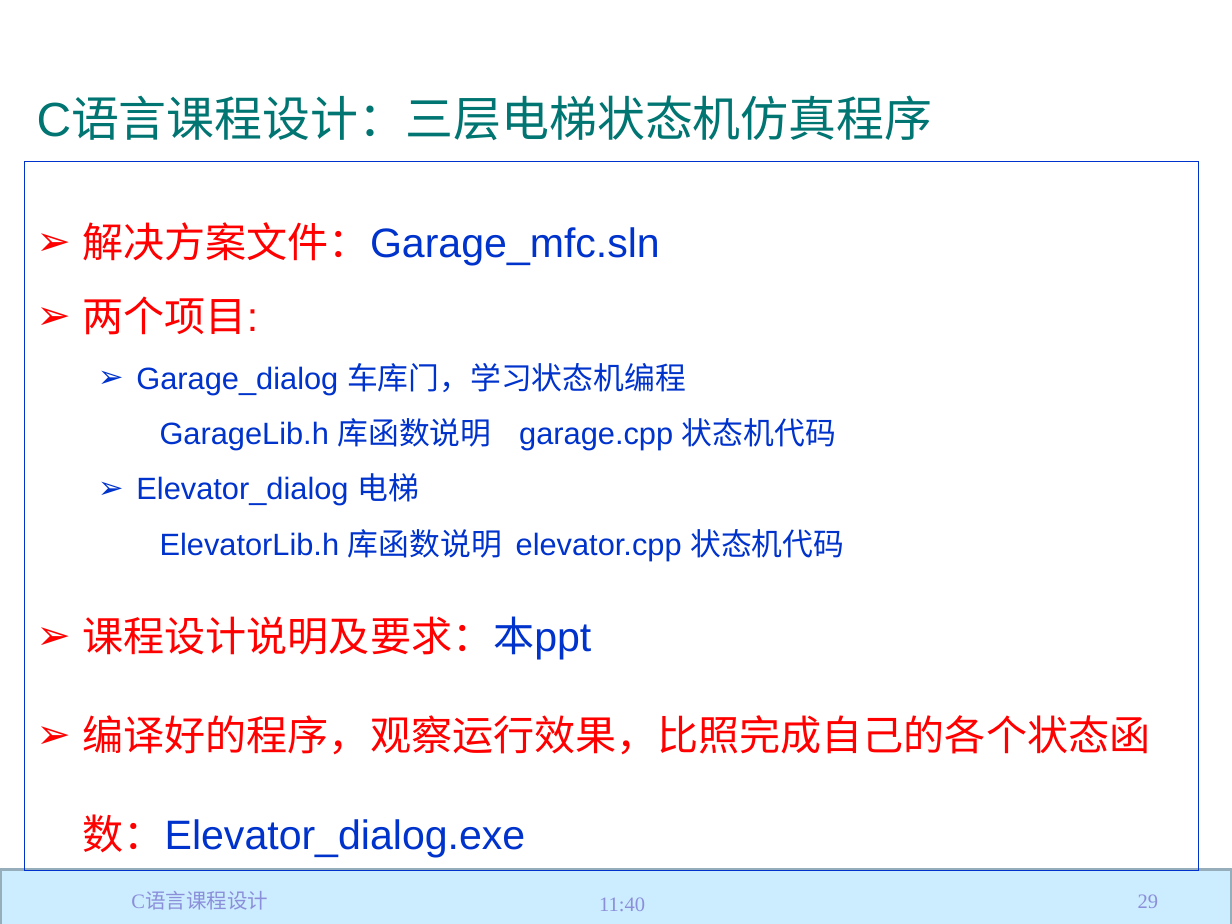
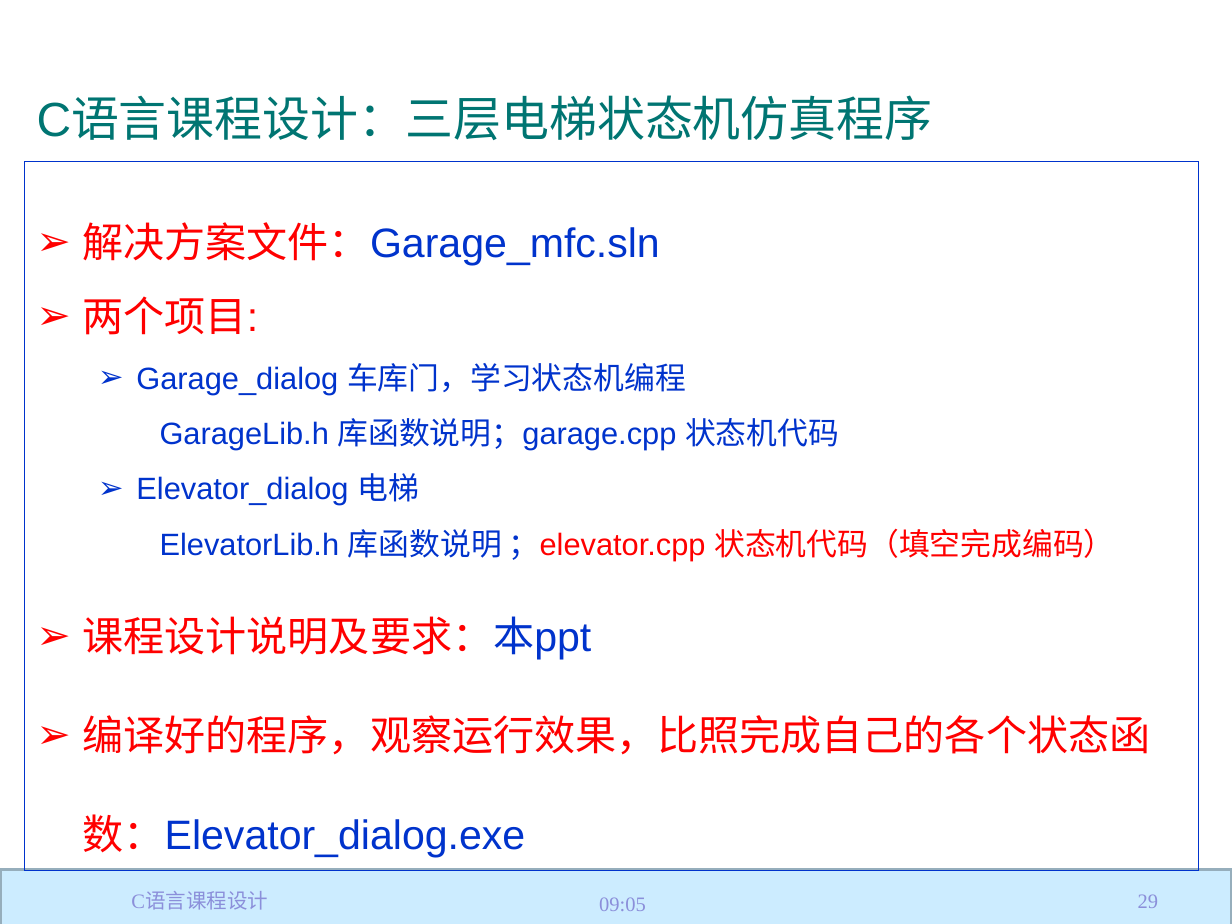
Before and after one commit to jtrfid/C-Repositories, a slide deck: slide 29 of 2017/C语言课程设计/C语言课程设计.pptx. Drawn at 1232x924 pixels with LibreOffice and Linux fonts; fonts in the diff are those of the drawing; background and template pictures are left out. Boxes give left, top, right and bottom in pixels: in the first picture for what was removed or moved away, otherwise in the second. Text is boxed around its words. In the diff, an @@ line names an element or a change of style, - is before the commit and + after.

Commit message:
修订课设课件和代码

```diff
--- a/2017/C语言课程设计/C语言课程设计.pptx
+++ b/2017/C语言课程设计/C语言课程设计.pptx
@@ text in rectangle at [160,418,839,451]: text changed @@
-    GarageLib.h 库函数说明 garage.cpp 状态机代码
+    GarageLib.h 库函数说明；garage.cpp 状态机代码
@@ text in rectangle at [160,528,1114,562]: text changed; text colour #0033CC to #FF0000 @@
-    ElevatorLib.h 库函数说明 elevator.cpp 状态机代码
+    ElevatorLib.h 库函数说明 ；elevator.cpp 状态机代码（填空完成编码）
@@ text at [599,897,646,911]: text changed @@
-11:40
+09:05
```
Also in this commit, not shown: 56 other slides changed, 4 other files.
